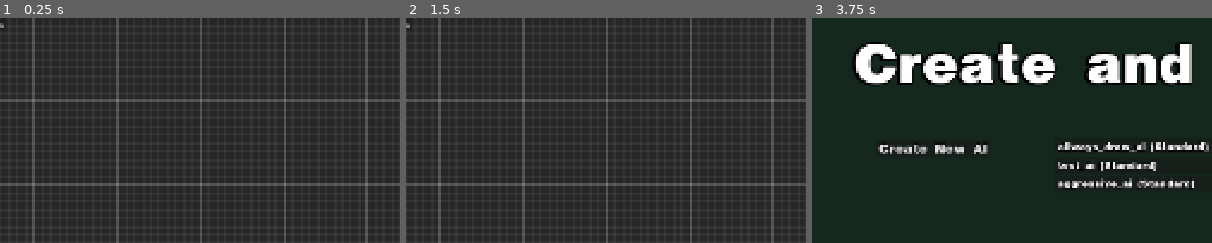
Above: before the commit, frames 1-3 (left to right).
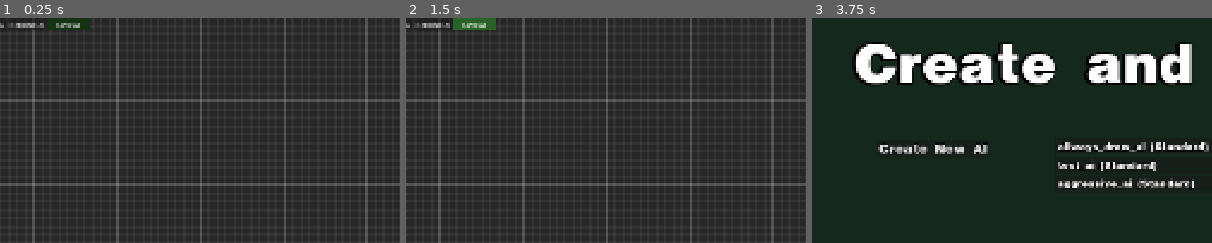
Above: after the commit, the same moments.

Repository: JontePonte/UNO-utlimate-ai-simulator
Game: Godot game, scene res://ai_editor/AIEditor.tscn
The game is run twice, just before and just after one commit, with the same random seed, the same clock (stepped at 60 frames per second) and the same inputs. This scene is started directly instead of the project's main scene.
Inputs (mouse positions are % of the whole screen's width and height, from its top left):
- Up to frame 1 (0.25 s): no input
- Up to frame 2 (1.5 s): click (10, 1) at 0.5 s, where only the run after the commit has a clickable "Rename AI"; click (15, 1) at 1.25 s, where only the run after the commit has a clickable "Save AI"
- Up to frame 3 (3.75 s): click (10, 1) at 2 s, where only the run after the commit has a clickable "Rename AI"; click (10, 1) at 2.75 s, where only the run after the commit has a clickable "Rename AI"; click "<- Back to Menu" at 3.5 s
The pictures show only the part of the screen within x 6-56%, y 0-50%; the shares and areas given below are measured in that part.

The runs differ from the first frame. In frame 1, 0.5% of the frame differs, in the area x 2-23%, y 0-6%; in frame 2, 0.8%; in frame 3, nothing differs.

Commit message:
added rename and save buttons in editor

Diff:
--- a/uno-ultimate-ai-simulator/ai_editor/AIEditor.tscn
+++ b/uno-ultimate-ai-simulator/ai_editor/AIEditor.tscn
@@ -8,6 +8,12 @@
 
 [sub_resource type="StyleBoxFlat" id="StyleBoxFlat_045bj"]
 bg_color = Color(0.15294118, 0.15294118, 0.15294118, 1)
+
+[sub_resource type="StyleBoxFlat" id="StyleBoxFlat_2maqe"]
+bg_color = Color(0.078431375, 0.19607843, 0.078431375, 1)
+
+[sub_resource type="StyleBoxFlat" id="StyleBoxFlat_kgwxg"]
+bg_color = Color(0.15686275, 0.39215687, 0.15686275, 1)
 
 [node name="AiEditor" type="Control" unique_id=1393535991]
 layout_mode = 3
@@ -46,6 +52,17 @@
 layout_mode = 2
 text = "<- Back to Menu"
 
+[node name="RenameButton" type="Button" parent="MarginContainer/HBoxContainer" unique_id=804307129]
+layout_mode = 2
+text = "Rename AI"
+
+[node name="SaveButton" type="Button" parent="MarginContainer/HBoxContainer" unique_id=798030839]
+custom_minimum_size = Vector2(100, 0)
+layout_mode = 2
+theme_override_styles/normal = SubResource("StyleBoxFlat_2maqe")
+theme_override_styles/hover = SubResource("StyleBoxFlat_kgwxg")
+text = "Save AI"
+
 [node name="GraphContextMenu" type="PopupMenu" parent="." unique_id=1224044069]
 
 [node name="NodeContextMenu" type="PopupMenu" parent="." unique_id=216108866]
--- a/uno-ultimate-ai-simulator/ai_editor/ai_editor.gd
+++ b/uno-ultimate-ai-simulator/ai_editor/ai_editor.gd
@@ -6,6 +6,8 @@
 @export var action_play_node_scene: PackedScene
 
 @onready var back_button = $MarginContainer/HBoxContainer/BackToMenuButton
+@onready var save_button = $MarginContainer/HBoxContainer/SaveButton
+@onready var rename_button = $MarginContainer/HBoxContainer/RenameButton
 @onready var graph_edit = $GraphEdit
 @onready var context_menu = $GraphContextMenu
 @onready var node_context_menu = $NodeContextMenu
@@ -15,6 +17,8 @@
 
 func _ready():
 	back_button.pressed.connect(_on_back_button_pressed)
+	rename_button.pressed.connect(_on_rename_button_pressed)
+	save_button.pressed.connect(_on_save_button_pressed)
 
 	context_menu.add_item("Action: Draw Card", 0)
 	context_menu.add_item("Action: Play Card", 1)
@@ -175,3 +179,10 @@
 
 		# 2. Radera noden!
 		node_to_delete.queue_free()
+
+func _on_rename_button_pressed():
+	print("Här ska vi fixa rename")
+
+func _on_save_button_pressed():
+	print("Nu ska vi spara filen: ", AiManager.file_to_edit)
+	# (Här ska vi snart skriva logiken för att läsa av duken!)
